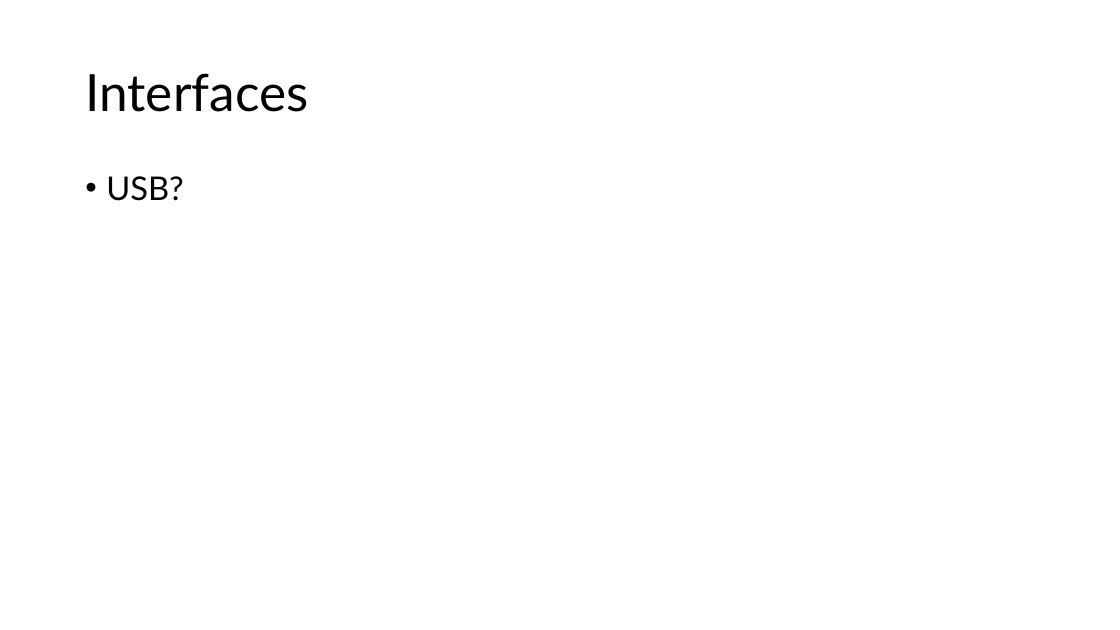
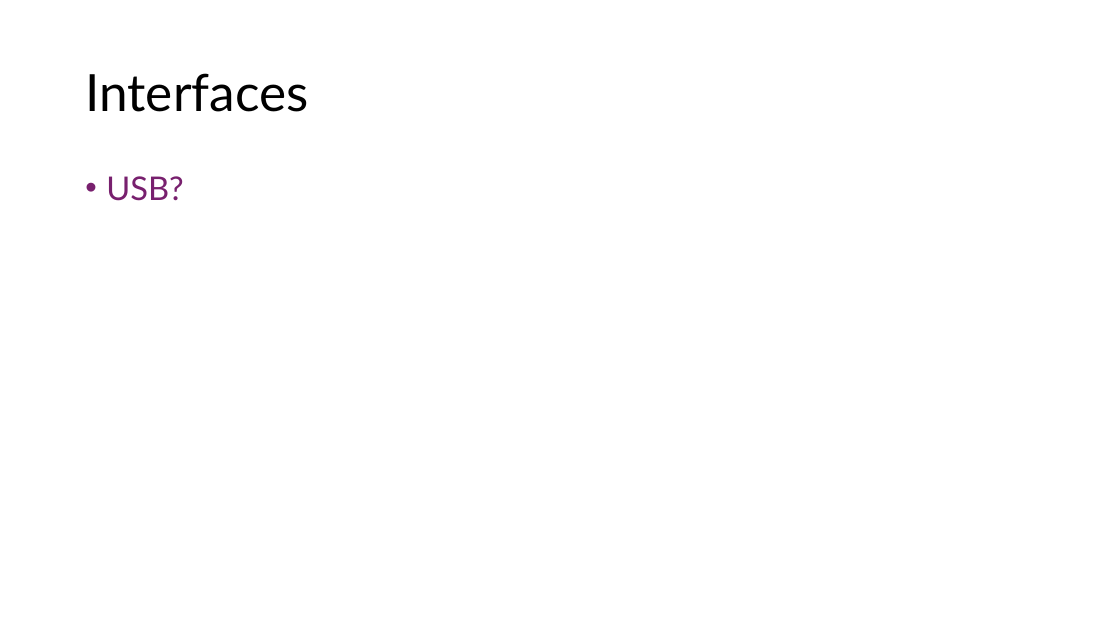
Before and after one commit to Tannyr-Singleterry/ECE590_SeniorDesign, a slide deck: slide 11 of Documents/CDR/CDR_Presentation.pptx (slide 9 before the commit). Drawn at 1120x630 pixels with LibreOffice and Linux fonts; fonts in the diff are those of the drawing. Boxes give left, top, right and bottom in pixels: in the first picture for what was removed or moved away, otherwise in the second. Text is boxed around its words. In the diff, an @@ line names an element or a change of style, - is before the commit and + after.

```diff
--- a/Documents/CDR/CDR_Presentation.pptx
+++ b/Documents/CDR/CDR_Presentation.pptx
@@ text "USB?" at (106,176,183,201): text colour #000000 to #78206E @@
```
Also in this commit, not shown: 7 other slides changed, 4 slides added, 2 slides removed, 2 other files.
